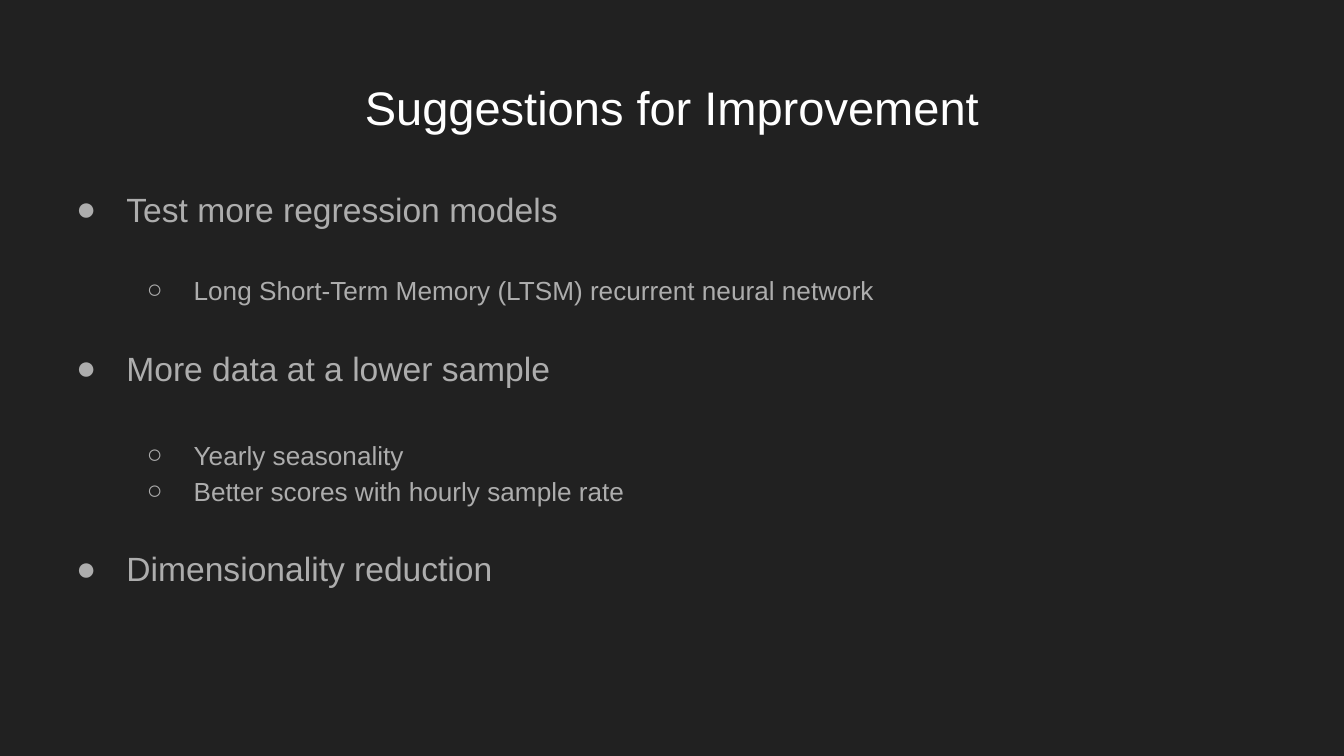
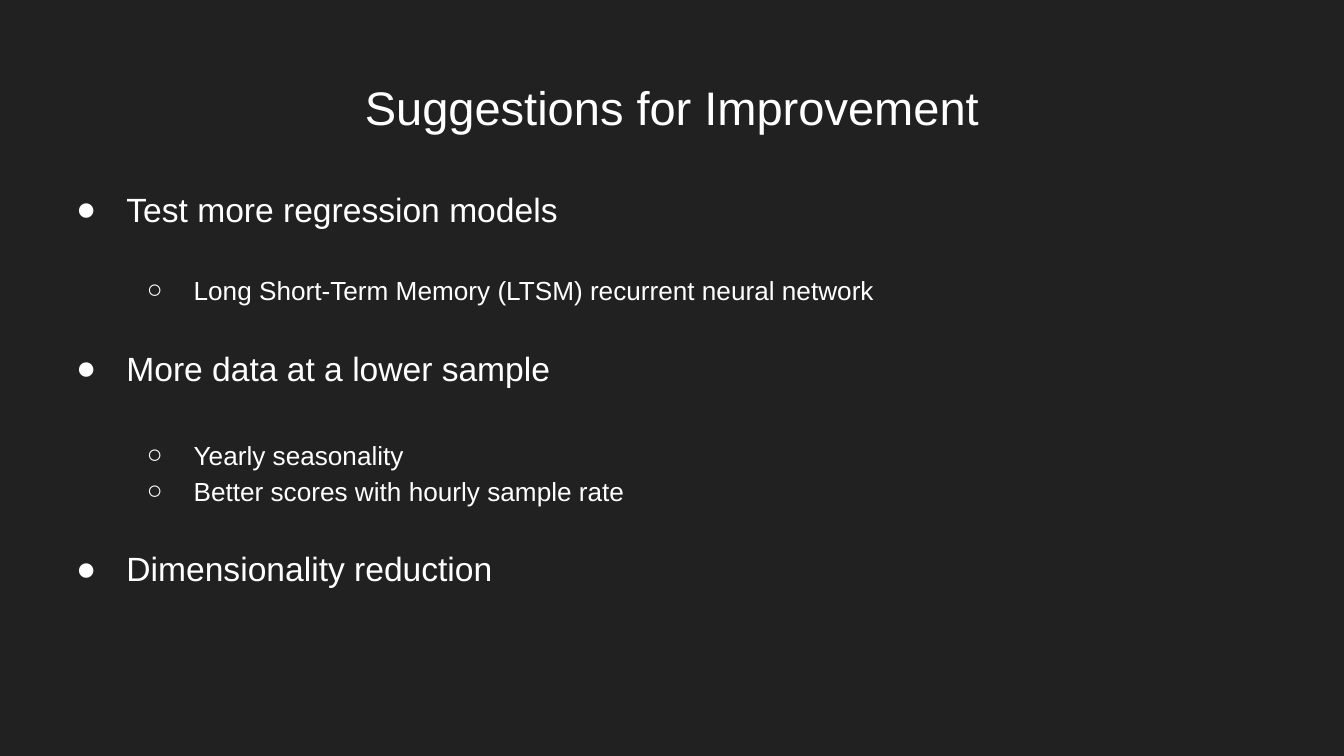
Before and after one commit to Caveexplorer/Home-Temperature-Time-Series-Forecasting, a slide deck: slide 12 of Presentation.pptx. Drawn at 1344x756 pixels with LibreOffice and Linux fonts; fonts in the diff are those of the drawing. Boxes give left, top, right and bottom in pixels: in the first picture for what was removed or moved away, otherwise in the second. Text is boxed around its words. In the diff, an @@ line names an element or a change of style, - is before the commit and + after.

Commit message:
Updated presentation to include linear regression model.

```diff
--- a/Presentation.pptx
+++ b/Presentation.pptx
@@ text "Test more regression models" at [126,197,874,588]: text colour #ADADAD to #FFFFFF; bullet colour #ADADAD to #FFFFFF @@
```
Also in this commit, not shown: 1 other slide changed, 1 slide added, 1 slide removed.
